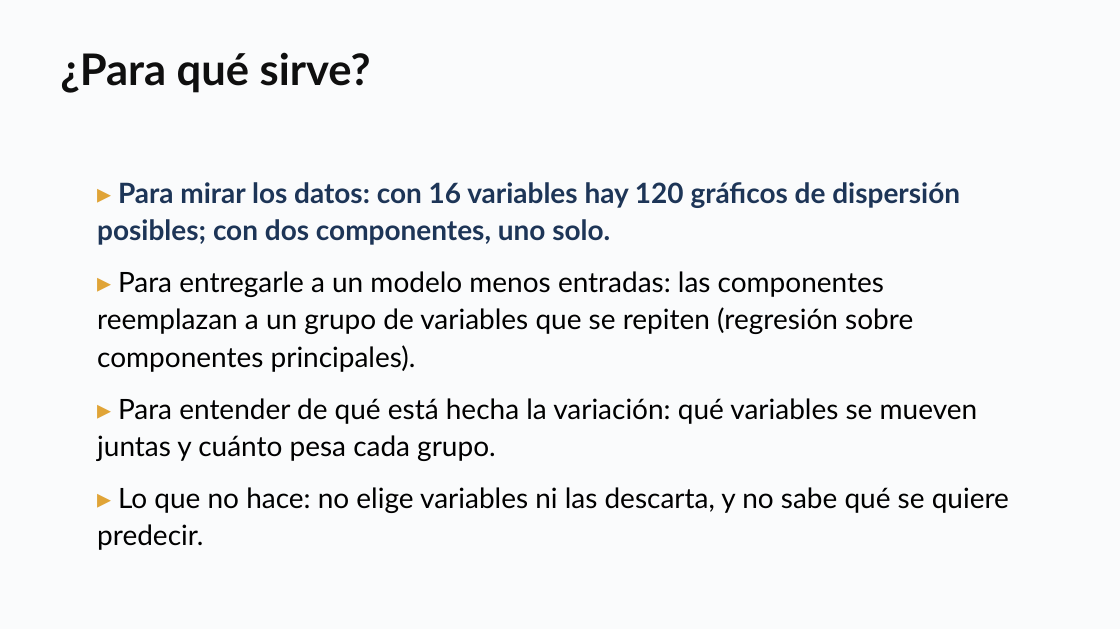
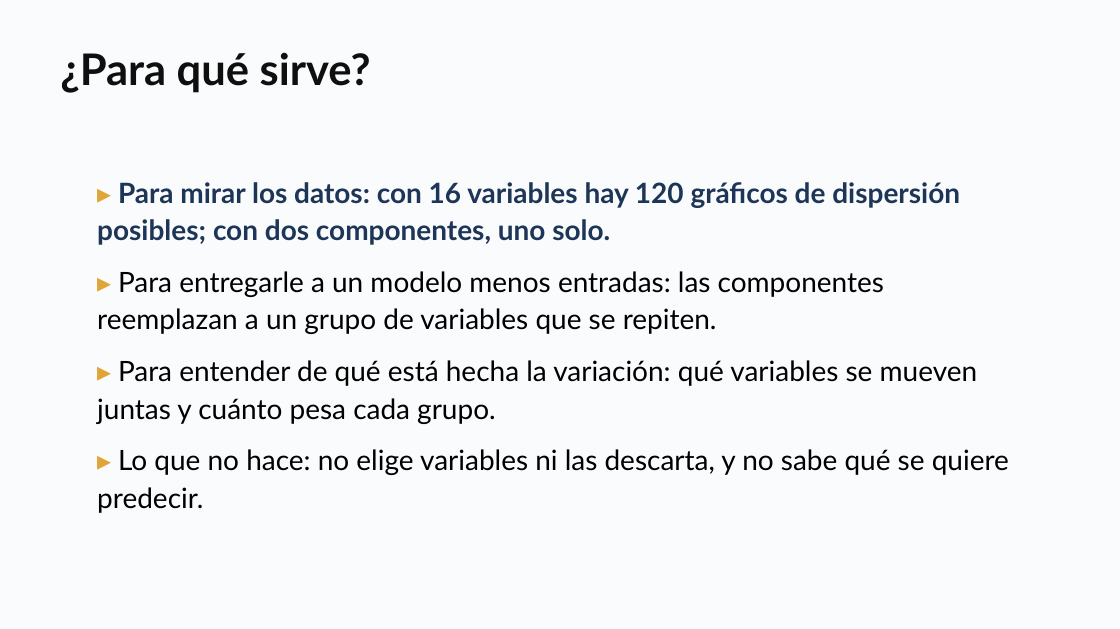
Before and after one commit to daniopitz/diplomado-cdd, a slide deck: slide 16 of presentaciones/clase08_componentes_principales.pptx (slide 12 before the commit). Drawn at 1120x629 pixels with LibreOffice and Linux fonts; fonts in the diff are those of the drawing. Boxes give left, top, right and bottom in pixels: in the first picture for what was removed or moved away, otherwise in the second. Text is boxed around its words. In the diff, an @@ line names an element or a change of style, - is before the commit and + after.

```diff
--- a/presentaciones/clase08_componentes_principales.pptx
+++ b/presentaciones/clase08_componentes_principales.pptx
@@ text at box(97, 271, 884, 334): text changed @@
-▸ Para entregarle a un modelo menos entradas: las componentes reemplazan a un grupo de variables que se repiten (regresión sobre componentes principales).
+▸ Para entregarle a un modelo menos entradas: las componentes reemplazan a un grupo de variables que se repiten.
```
Also in this commit, not shown: 4 other slides changed, 5 slides added, 1 slide removed, 1 other file.
